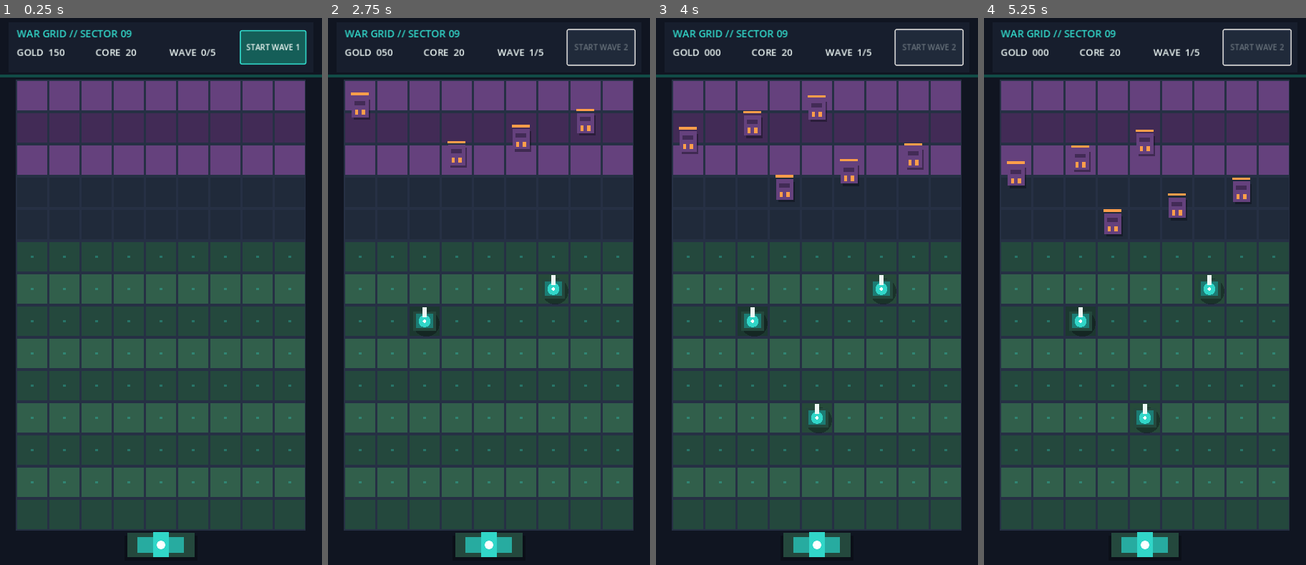
Above: before the commit, frames 1-4 (left to right).
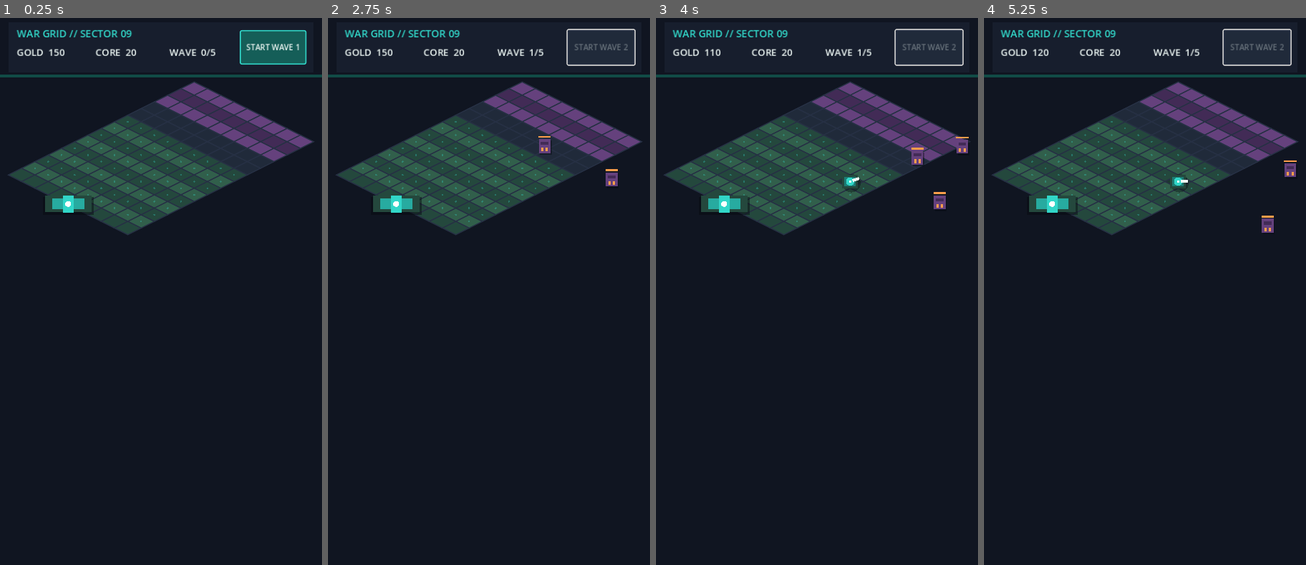
Above: after the commit, the same moments.

Repository: jinhoofkepco/Godottest1
Game: Godot game, scene res://scenes/main.tscn
Two runs of this game, one before a commit and one after it. Both use one fixed random seed, a clock stepped at 60 frames per second and the inputs below.
Inputs (mouse positions are in pixels of both pictures, inside the frame that each line leads up to):
- Up to frame 1 (0.25 s): no input
- Up to frame 2 (2.75 s): click "START WAVE 1" at 0.5 s; move the mouse to (559, 275) at 1.27 s; click (559, 275) at 1.42 s; move the mouse to (424, 329) at 2.02 s; click (424, 329) at 2.17 s
- Up to frame 3 (4 s): move the mouse to (849, 176) at 2.77 s; click (849, 176) at 2.92 s; move the mouse to (800, 417) at 3.52 s; click (800, 417) at 3.67 s
- Up to frame 4 (5.25 s): move the mouse to (1241, 389) at 4.27 s; click (1241, 389) at 4.42 s; move the mouse to (1048, 214) at 5.02 s; click (1048, 214) at 5.17 s

The runs differ from the first frame. In frame 1, 72% of the frame differs, in the area x 2-98%, y 11-99%; in frame 2, 72%; in frame 3, 72%, in the area x 2-98%, y 5-99%; in frame 4, 72%.

Commit message:
feat: add isometric board projection

Diff:
--- a/scripts/game_config.gd
+++ b/scripts/game_config.gd
@@ -6,6 +6,11 @@
 const GRID_ROWS := 14
 const CELL_SIZE := 54.0
 const GRID_ORIGIN := Vector2(27, 108)
+const ISO_TILE_WIDTH := 64.0
+const ISO_TILE_HEIGHT := 32.0
+const WORLD_FRAME_MARGIN := 14.0
+const WORLD_FRAME_TOP := 112.0
+const WORLD_FRAME_BOTTOM := 24.0
 const ENEMY_ZONE_ROWS := 3
 const ALLY_BUILD_START_ROW := 5
 const CORE_ROW := 13
--- a/scripts/grid.gd
+++ b/scripts/grid.gd
@@ -25,29 +25,69 @@
 	queue_redraw()
 
 
+func grid_to_screen(grid_position: Vector2) -> Vector2:
+	return Vector2(
+		(grid_position.x - grid_position.y) * GameConfig.ISO_TILE_WIDTH * 0.5,
+		(grid_position.x + grid_position.y) * GameConfig.ISO_TILE_HEIGHT * 0.5
+	)
+
+
+func screen_to_grid(screen_position: Vector2) -> Vector2:
+	return Vector2(
+		screen_position.x / GameConfig.ISO_TILE_WIDTH + screen_position.y / GameConfig.ISO_TILE_HEIGHT,
+		screen_position.y / GameConfig.ISO_TILE_HEIGHT - screen_position.x / GameConfig.ISO_TILE_WIDTH
+	)
+
+
 func cell_to_world(cell: Vector2i) -> Vector2:
-	return GameConfig.GRID_ORIGIN + (Vector2(cell) + Vector2(0.5, 0.5)) * GameConfig.CELL_SIZE
+	return grid_to_screen(Vector2(cell) + Vector2(0.5, 0.5))
 
 
 func world_to_cell(world_position: Vector2) -> Vector2i:
-	var local := (world_position - GameConfig.GRID_ORIGIN) / GameConfig.CELL_SIZE
-	return Vector2i(floori(local.x), floori(local.y))
+	var grid_position := screen_to_grid(world_position)
+	return Vector2i(floori(grid_position.x), floori(grid_position.y))
+
+
+func get_board_bounds() -> Rect2:
+	var corners: Array[Vector2] = [
+		grid_to_screen(Vector2.ZERO),
+		grid_to_screen(Vector2(GameConfig.GRID_COLUMNS, 0)),
+		grid_to_screen(Vector2(0, GameConfig.GRID_ROWS)),
+		grid_to_screen(Vector2(GameConfig.GRID_COLUMNS, GameConfig.GRID_ROWS)),
+	]
+	var minimum := corners[0]
+	var maximum := corners[0]
+	for corner in corners:
+		minimum = Vector2(minf(minimum.x, corner.x), minf(minimum.y, corner.y))
+		maximum = Vector2(maxf(maximum.x, corner.x), maxf(maximum.y, corner.y))
+	return Rect2(minimum, maximum - minimum)
+
+
+func get_core_anchor() -> Vector2:
+	return grid_to_screen(Vector2(float(GameConfig.GRID_COLUMNS) * 0.5, GameConfig.GRID_ROWS))
 
 
 func _draw() -> void:
-	var board_size := Vector2(GameConfig.GRID_COLUMNS, GameConfig.GRID_ROWS) * GameConfig.CELL_SIZE
-	draw_rect(Rect2(GameConfig.GRID_ORIGIN, board_size), GameConfig.COLOR_GRID_LINE)
-	for row in GameConfig.GRID_ROWS:
-		for column in GameConfig.GRID_COLUMNS:
+	for depth in GameConfig.GRID_COLUMNS + GameConfig.GRID_ROWS - 1:
+		var first_row := maxi(0, depth - GameConfig.GRID_COLUMNS + 1)
+		var last_row := mini(GameConfig.GRID_ROWS - 1, depth)
+		for row in range(first_row, last_row + 1):
+			var column := depth - row
 			var cell := Vector2i(column, row)
-			var top_left := GameConfig.GRID_ORIGIN + Vector2(cell) * GameConfig.CELL_SIZE + Vector2(2, 2)
-			var rect := Rect2(top_left, Vector2.ONE * (GameConfig.CELL_SIZE - 4.0))
 			var color := _cell_color(row)
 			if occupied.has(cell):
 				color = color.darkened(0.22)
-			draw_rect(rect, color)
+			var diamond := PackedVector2Array([
+				grid_to_screen(Vector2(column, row)),
+				grid_to_screen(Vector2(column + 1, row)),
+				grid_to_screen(Vector2(column + 1, row + 1)),
+				grid_to_screen(Vector2(column, row + 1)),
+			])
+			draw_colored_polygon(diamond, color)
+			diamond.append(diamond[0])
+			draw_polyline(diamond, GameConfig.COLOR_GRID_LINE, 1.4, true)
 			if can_build(cell):
-				draw_circle(rect.get_center(), 2.2, Color(GameConfig.COLOR_TEAL, 0.32))
+				draw_circle(cell_to_world(cell), 2.2, Color(GameConfig.COLOR_TEAL, 0.32))
 
 
 func _cell_color(row: int) -> Color:
--- a/scripts/main.gd
+++ b/scripts/main.gd
@@ -23,10 +23,24 @@
 var game_result := ""
 var _shake_left := 0.0
 var _rng := RandomNumberGenerator.new()
+var _world_base_position := Vector2.ZERO
 
 
 func _ready() -> void:
 	_rng.seed = 41025
+	var board_bounds: Rect2 = grid.get_board_bounds()
+	var frame_size := Vector2(
+		GameConfig.VIEW_SIZE.x - GameConfig.WORLD_FRAME_MARGIN * 2.0,
+		GameConfig.VIEW_SIZE.y - GameConfig.WORLD_FRAME_TOP - GameConfig.WORLD_FRAME_BOTTOM
+	)
+	var frame_scale := minf(frame_size.x / board_bounds.size.x, frame_size.y / board_bounds.size.y)
+	world.scale = Vector2.ONE * frame_scale
+	_world_base_position = Vector2(
+		(float(GameConfig.VIEW_SIZE.x) - board_bounds.size.x * frame_scale) * 0.5 - board_bounds.position.x * frame_scale,
+		GameConfig.WORLD_FRAME_TOP - board_bounds.position.y * frame_scale
+	)
+	world.position = _world_base_position
+	core.position = grid.get_core_anchor()
 	wave_manager.spawn_enemy.connect(_on_spawn_enemy)
 	wave_manager.wave_started.connect(_on_wave_started)
 	wave_manager.wave_cleared.connect(_on_wave_cleared)
@@ -46,9 +60,9 @@
 	if _shake_left > 0.0:
 		_shake_left = maxf(0.0, _shake_left - delta)
 		var falloff := _shake_left / shake_duration
-		world.position = Vector2(_rng.randf_range(-1.0, 1.0), _rng.randf_range(-1.0, 1.0)) * shake_strength * falloff
+		world.position = _world_base_position + Vector2(_rng.randf_range(-1.0, 1.0), _rng.randf_range(-1.0, 1.0)) * shake_strength * falloff
 	else:
-		world.position = Vector2.ZERO
+		world.position = _world_base_position
 
 
 func _unhandled_input(event: InputEvent) -> void:
@@ -60,7 +74,7 @@
 	elif event is InputEventMouseButton and event.button_index == MOUSE_BUTTON_LEFT and event.pressed:
 		tap_position = event.position
 	if tap_position.x >= 0.0:
-		try_place_tower(grid.world_to_cell(tap_position))
+		try_place_tower(grid.world_to_cell(world.to_local(tap_position)))
 
 
 func try_place_tower(cell: Vector2i) -> bool:
--- a/tests/test_rules.gd
+++ b/tests/test_rules.gd
@@ -7,6 +7,7 @@
 	_test_config_values()
 	_test_wave_scaling()
 	_test_grid_build_rules()
+	_test_grid_projection()
 	_test_enemy_damage_and_defeat()
 	_test_projectile_delivery()
 	return failures
@@ -49,7 +50,74 @@
 	_expect(not grid.can_build(Vector2i(-1, 7)), "outside column is not buildable")
 	grid.occupy(Vector2i(4, 5))
 	_expect(not grid.can_build(Vector2i(4, 5)), "occupied cell is not buildable")
-	_expect(grid.cell_to_world(Vector2i(0, 0)).is_equal_approx(Vector2(54, 135)), "cell center conversion is stable")
+	grid.free()
+
+
+func _test_grid_projection() -> void:
+	var grid_script := load("res://scripts/grid.gd")
+	if grid_script == null or not grid_script.can_instantiate():
+		return
+	var grid = grid_script.new()
+	_expect(grid.cell_to_world(Vector2i(0, 0)).is_equal_approx(Vector2(0, 16)), "origin cell center uses isometric projection")
+	_expect(grid.cell_to_world(Vector2i(4, 7)).is_equal_approx(Vector2(-96, 192)), "interior cell center uses isometric projection")
+	_expect(grid.has_method("grid_to_screen"), "grid exposes forward projection")
+	_expect(grid.has_method("screen_to_grid"), "grid exposes inverse projection")
+	_expect(grid.has_method("get_board_bounds"), "grid exposes projected board bounds")
+	_expect(grid.has_method("get_core_anchor"), "grid exposes projected core anchor")
+	if (
+		not grid.has_method("grid_to_screen")
+		or not grid.has_method("screen_to_grid")
+		or not grid.has_method("get_board_bounds")
+		or not grid.has_method("get_core_anchor")
+	):
+		grid.free()
+		return
+	_expect(grid.get_board_bounds().is_equal_approx(Rect2(-448, 0, 736, 368)), "projected board bounds include every diamond")
+	_expect(grid.get_core_anchor().is_equal_approx(Vector2(-304, 296)), "core anchor is centered under the final board edge")
+
+	var logical_points: Array[Vector2] = [
+		Vector2.ZERO,
+		Vector2(0.25, 0.75),
+		Vector2(4.5, 7.5),
+		Vector2(8.875, 13.125),
+	]
+	for logical_point in logical_points:
+		var round_trip = grid.screen_to_grid(grid.grid_to_screen(logical_point))
+		_expect(round_trip.is_equal_approx(logical_point), "continuous grid point round trips through projection: %s" % logical_point)
+
+	var interior_cell := Vector2i(4, 7)
+	var interior_center: Vector2 = grid.cell_to_world(interior_cell)
+	var interior_offsets: Array[Vector2] = [
+		Vector2.ZERO,
+		Vector2(15, 0),
+		Vector2(-15, 0),
+		Vector2(0, 7),
+		Vector2(0, -7),
+		Vector2(8, 4),
+		Vector2(-8, -4),
+	]
+	for offset in interior_offsets:
+		_expect(grid.world_to_cell(interior_center + offset) == interior_cell, "diamond interior picks cell at offset %s" % offset)
+
+	var edge_cells: Array[Vector2i] = []
+	for column in 9:
+		edge_cells.append(Vector2i(column, 0))
+		edge_cells.append(Vector2i(column, 13))
+	for row in range(1, 13):
+		edge_cells.append(Vector2i(0, row))
+		edge_cells.append(Vector2i(8, row))
+	for cell in edge_cells:
+		_expect(grid.world_to_cell(grid.cell_to_world(cell)) == cell, "edge cell center picks its source cell: %s" % cell)
+
+	var outside_cells: Array[Vector2i] = [
+		Vector2i(-1, 5),
+		Vector2i(9, 5),
+		Vector2i(4, -1),
+		Vector2i(4, 14),
+	]
+	for cell in outside_cells:
+		var picked_cell = grid.world_to_cell(grid.cell_to_world(cell))
+		_expect(not grid.can_build(picked_cell), "projected out-of-board cell is rejected: %s" % cell)
 	grid.free()
 
 
